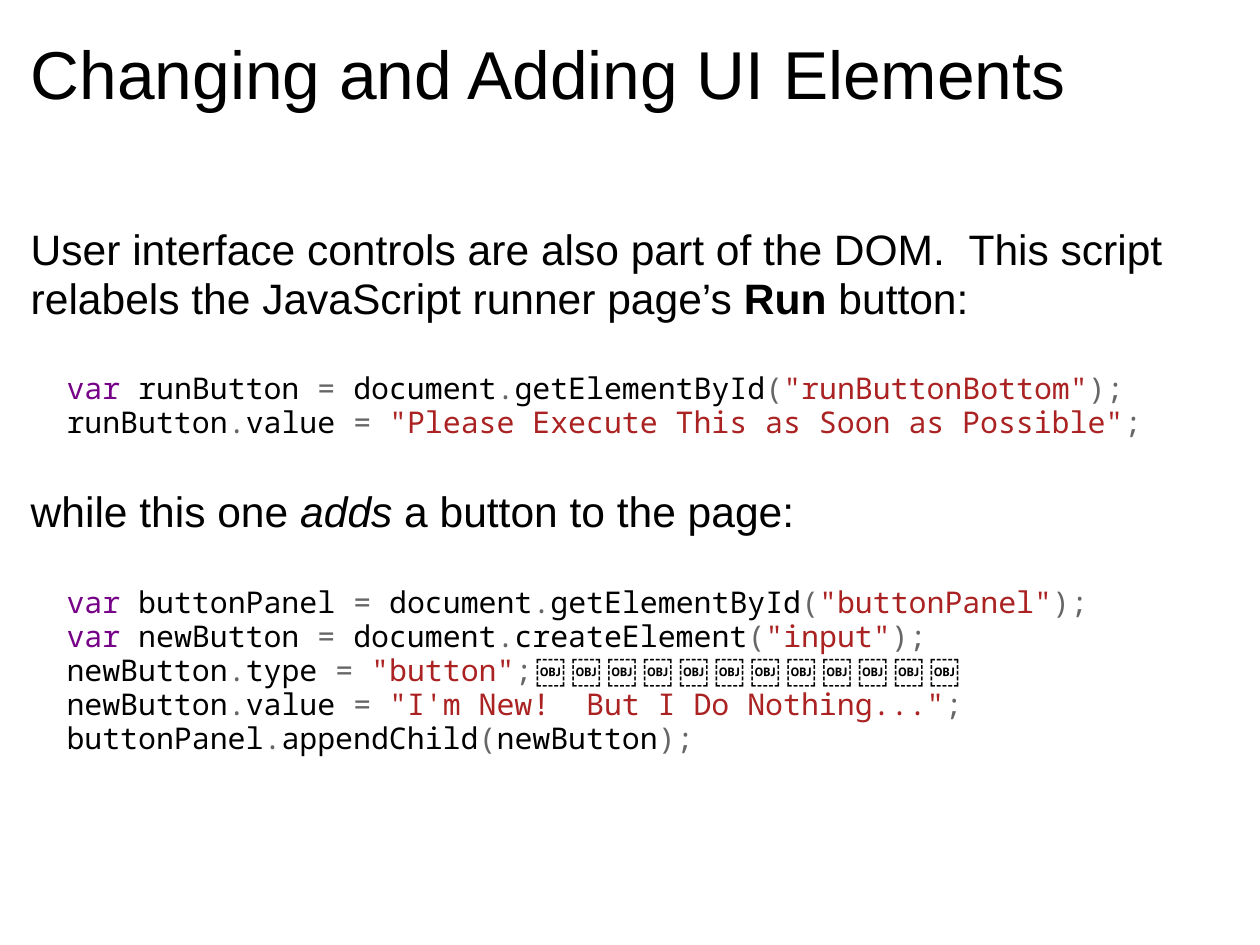
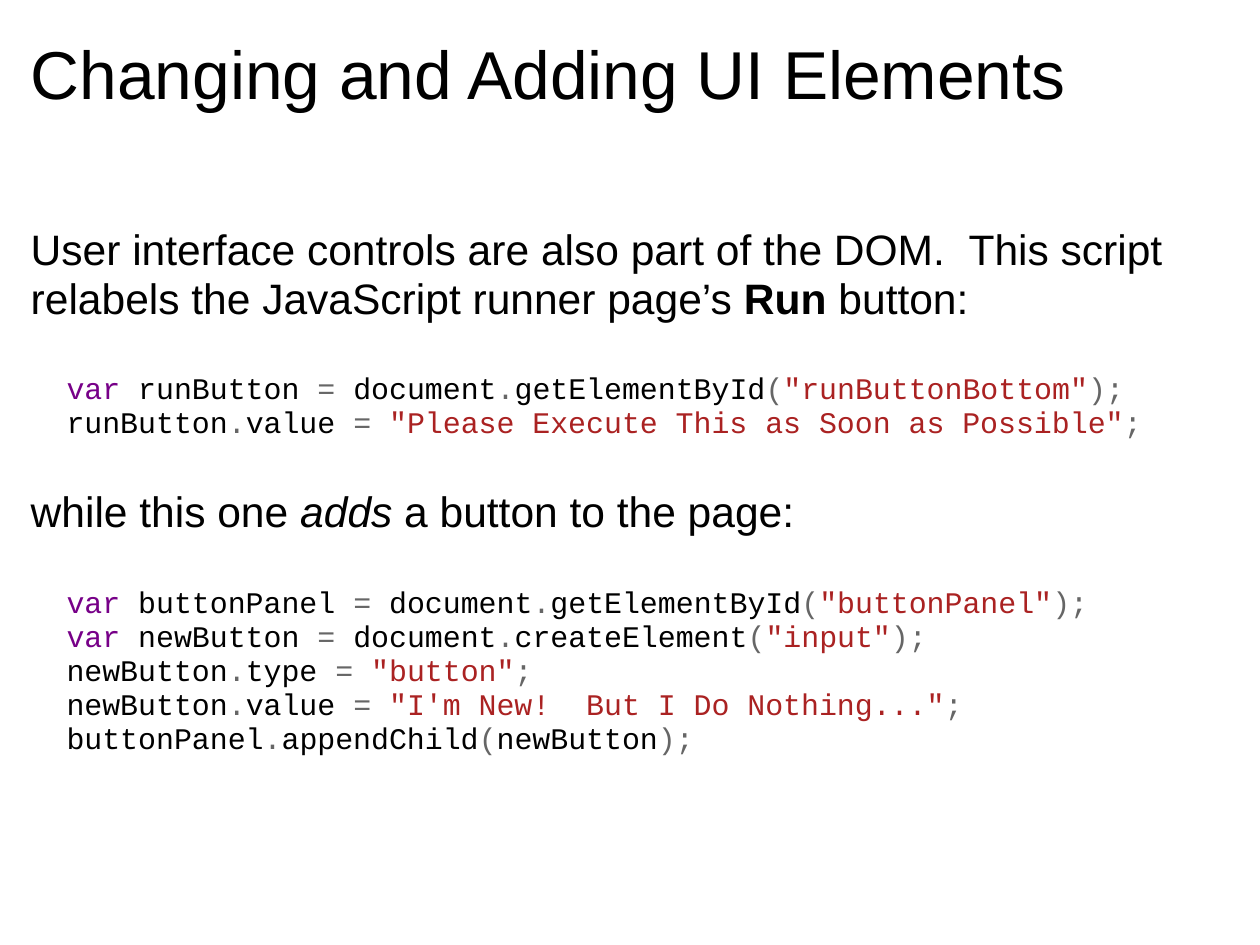
Before and after one commit to dondi/javascript-book, a slide deck: slide 17 of presentations/Chapter_6_Presentation.ppt. Drawn at 1260x945 pixels with LibreOffice and Linux fonts; fonts in the diff are those of the drawing; background and template pictures are left out. Boxes give left, top, right and bottom in pixels: in the first picture for what was removed or moved away, otherwise in the second. Text is boxed around its words. In the diff, an @@ line names an element or a change of style, - is before the commit and + after.

```diff
--- a/presentations/Chapter_6_Presentation.ppt
+++ b/presentations/Chapter_6_Presentation.ppt
@@ text at (x1=67, y1=378, x2=1142, y2=439): font Noto Sans Mono to Courier New in "var runButton = document.getElementById("runButtonBottom");  ..." @@
@@ text at (x1=67, y1=591, x2=1088, y2=756): text changed; font Noto Sans Mono to Courier New @@
-var buttonPanel = document.getElementById("buttonPanel");
-var newButton = document.createElement("input");
-newButton.type = "button";￼￼￼￼￼￼￼￼￼￼￼￼
-newButton.value = "I'm New! But I Do Nothing...";
-buttonPanel.appendChild(newButton);
+var buttonPanel = document.getElementById("buttonPanel");
+var newButton = document.createElement("input");
+newButton.type = "button";
+newButton.value = "I'm New! But I Do Nothing...";
+buttonPanel.appendChild(newButton);
```
Also in this commit, not shown: 15 other slides changed.
